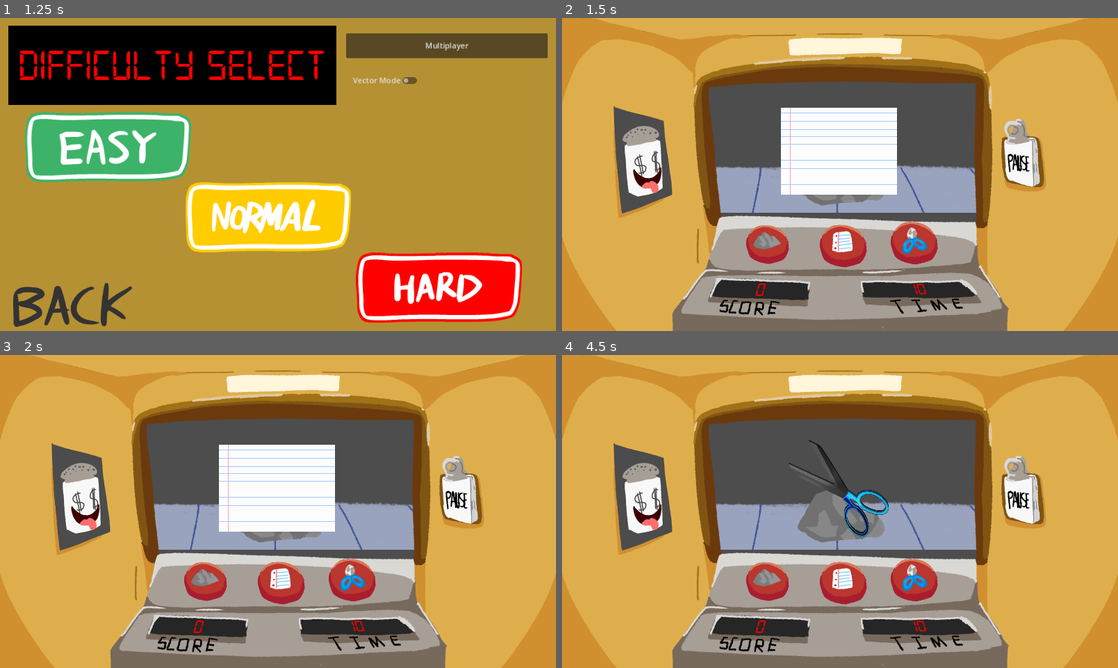
Above: before the commit, frames 1-4 (two rows, left to right).
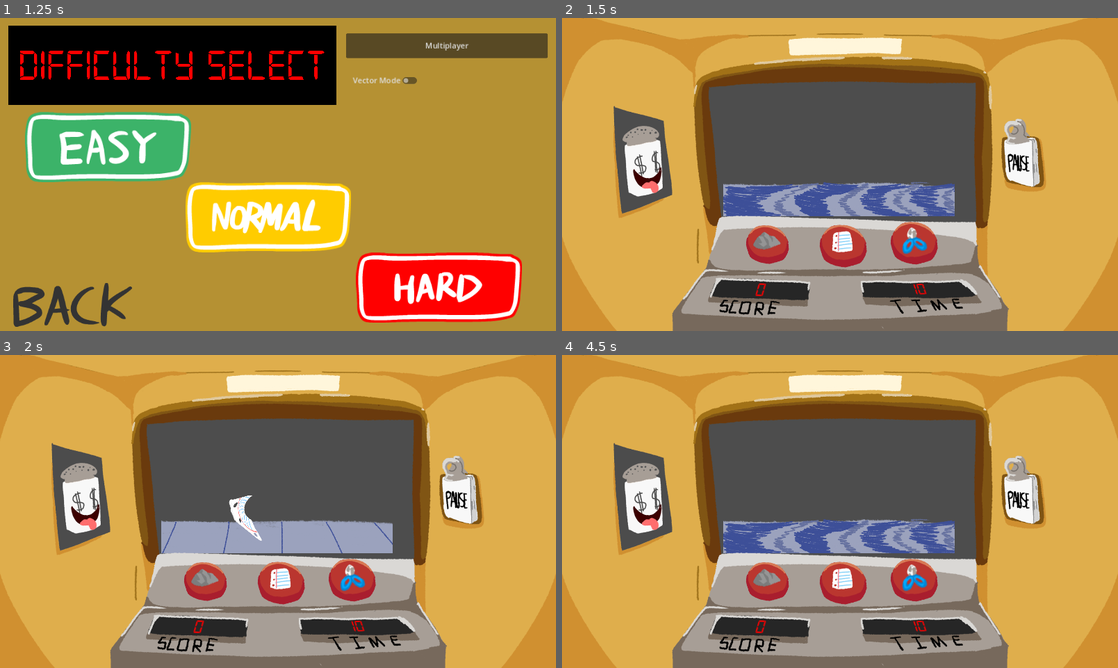
Above: after the commit, the same moments.

Repository: CoolCoderMan281/Rock-Paper-Panic
Game: Godot game, scene res://Scenes/mainmenu.tscn
The game is run twice, just before and just after one commit, with the same random seed, the same clock (stepped at 60 frames per second) and the same inputs.
Inputs (mouse positions are in pixels of both pictures, inside the frame that each line leads up to):
- Up to frame 1 (1.25 s): click "Play" at 0.5 s
- Up to frame 2 (1.5 s): click "Small" at 1.25 s
- Up to frame 3 (2 s): no input
- Up to frame 4 (4.5 s): click (767, 580) at 2 s; click (845, 583) at 2.75 s; click (912, 580) at 3.5 s; click "PLAY AGAIN" at 4.25 s

Frame 1 is identical in both runs. In frame 2, 10% of the frame differs, in the area x 27-75%, y 28-64%; in frame 3, 8.5%; in frame 4, 6.8%.

Commit message:
Enemy Transitions (Out)

Diff:
--- a/Code/Enemy.gd
+++ b/Code/Enemy.gd
@@ -1,38 +1,61 @@
 extends Sprite2D
+
 
 var options: Array[String] = ["Rock", "Paper", "Scissors"]
 var choice: String
 var pastChoice: String
 
 
+var base_path: String = "res://Assets/Default/Conveyor/"
+var choice_paths: Dictionary = {
+	"Rock": "Rock/",
+	"Paper": "Paper/",
+	"Scissors": "Scissors/"
+}
+
+
+var transition_texture: String = base_path + "RPS_Transition.png"
+var frame_counts: Dictionary = { "Rock": 3, "Paper": 5, "Scissors": 5 }
+
+
+var fps: int = 12  # Rayan using 12 for some reason :skull:
+
+
 func _ready():
 	new_choice()
 
 
-func update_display():
-	if choice == "Rock":
-		change_texture("rock.png")
-	elif choice == "Paper":
-		change_texture("paper.png")
-	elif choice == "Scissors":
-		change_texture("scissors.png")
+
+func update_display() -> void:
+	change_texture(transition_texture)
+	await get_tree().create_timer(0.2).timeout
+	await play_animation_frames()
+	change_texture(base_path + choice_paths.get(choice) + choice.to_lower() + "_idle.png")
 
 
-func reload_texture():
-	change_texture(choice.to_lower() + ".png")
+func play_animation_frames() -> void: # Plays in_ frames
+	var total_frames = frame_counts.get(choice)
+	var frame_delay = 1.0 / fps
+
+	for i in range(total_frames):
+		var frame_path = base_path + choice_paths.get(choice) + choice + "_in_" + str(i + 1) + ".png"
+		change_texture(frame_path)
+		await get_tree().create_timer(frame_delay).timeout
 
 
-func change_texture(new_path: String):
-	var new_texture: Texture2D = load(Globals.resource_path + new_path)
+func change_texture(new_path: String) -> void:
+	var new_texture: Texture2D = load(new_path)
 	if new_texture:
 		texture = new_texture
+	else:
+		print("Failed to load texture: " + new_path)
 
 
-func new_choice():
+func new_choice() -> void:
 	var possible_choices = options.duplicate()
 	while true:
 		choice = possible_choices.pick_random()
-		if !pastChoice == choice:
+		if choice != pastChoice:
 			break
 
 	pastChoice = choice
--- a/Scenes/main.tscn
+++ b/Scenes/main.tscn
@@ -34,6 +34,7 @@
 script = ExtResource("1_cxxti")
 
 [node name="Enemy_Animated" type="AnimatedSprite2D" parent="."]
+visible = false
 position = Vector2(210, -12)
 scale = Vector2(0.360903, 0.360903)
 sprite_frames = ExtResource("17_jt7j4")
